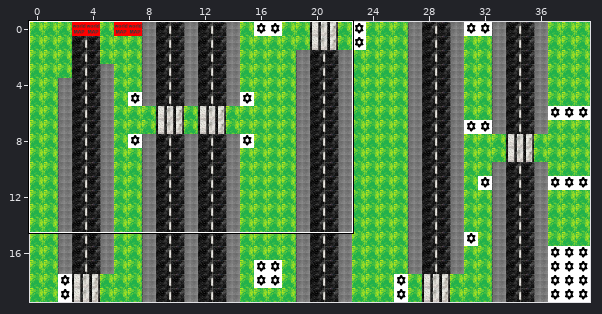
One commit to this Tiled map: map1.tmx. Above: a wide view before the commit, with the close-up outlined.
Close-up. First the earlier version:
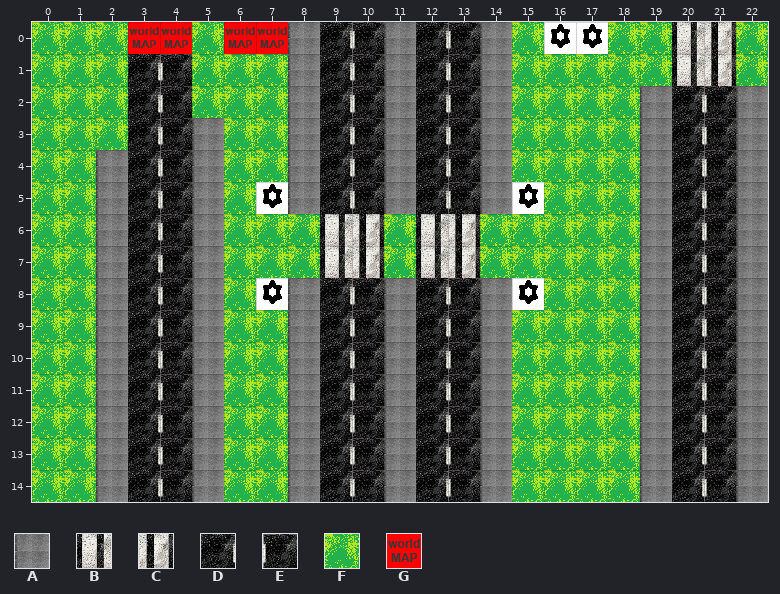
Cells are 34x34 px. Shown: x 0..22, y 0..14. The commit also changed other parts of the map, which this record leaves out. Tiles whose own drawing changed are shown in their newer look in all pictures.
Key: from "sett": A 0, B 1, C 2, D 3, E 4, F 5, G 8.
_ is an empty cell, # one hidden under a higher layer.
Layers that did not change in this view are not listed.
Layer "map" before, first column x 0:
 0 FFFGGFGGADEADEAF##FFBCF
 1 FFFDEFFFADEADEAFFFFFBCF
 2 FFFDEFFFADEADEAFFFFADEA
 3 FFFDEAFFADEADEAFFFFADEA
 4 FFADEAFFADEADEAFFFFADEA
 5 FFADEAF#ADEADEA#FFFADEA
 6 FFADEAFFFBCFBCFFFFFADEA
 7 FFADEAFFFBCFBCFFFFFADEA
 8 FFADEAF#ADEADEA#FFFADEA
 9 FFADEAFFADEADEAFFFFADEA
10 FFADEAFFADEADEAFFFFADEA
11 FFADEAFFADEADEAFFFFADEA
12 FFADEAFFADEADEAFFFFADEA
13 FFADEAFFADEADEAFFFFADEA
14 FFADEAFFADEADEAFFFFADEA
After:
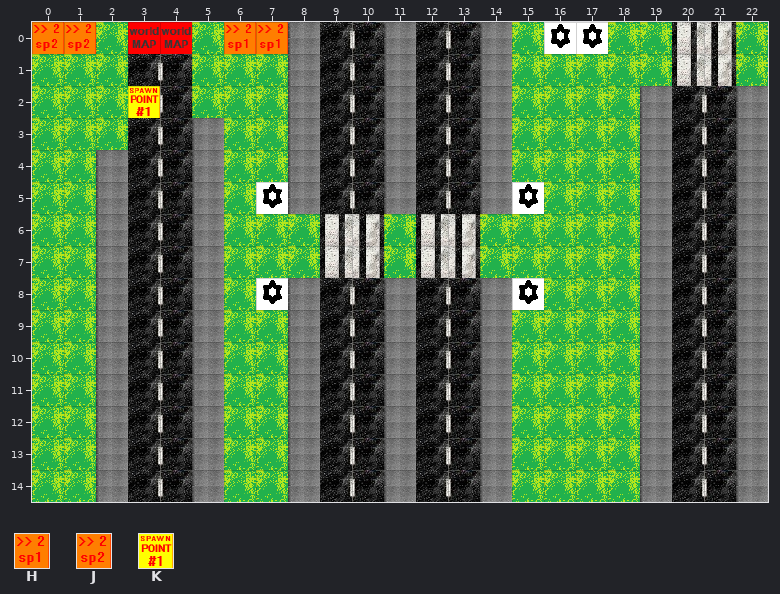
Further tiles: from "sett": H 13, J 14, K 20.
Tiles of an added or newly shown layer are drawn over the layers below it.
The exact change:
Layer "map":
y 0: x 0..1 FF -> JJ; x 6..7 GG -> HH
Layer "special_effects" (added):
y 2: x 3 _ -> K
Boxes around the changes in both close-ups, in picture pixels (x1, y1, x2, y2):
changed: (32, 22, 96, 54)
changed: (224, 22, 288, 54)
added: (128, 86, 160, 118)
